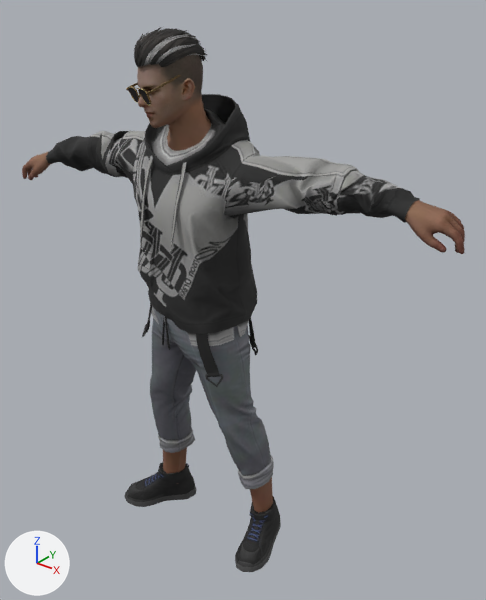
One commit to the glTF model characters/free/male_streetwear.glb: the scene before it, then after it.
Camera for both pictures: a 50 mm camera at (1.33, -1.42, 1.877) aimed at (0.103, 0.114, 0.926). Every picture has the same lights, and +X, +Y and +Z are marked at lower left. The picture after the commit comes second. Vertices at exactly the same position are counted once.

Names of what the first picture shows: 'male_streetwear'.
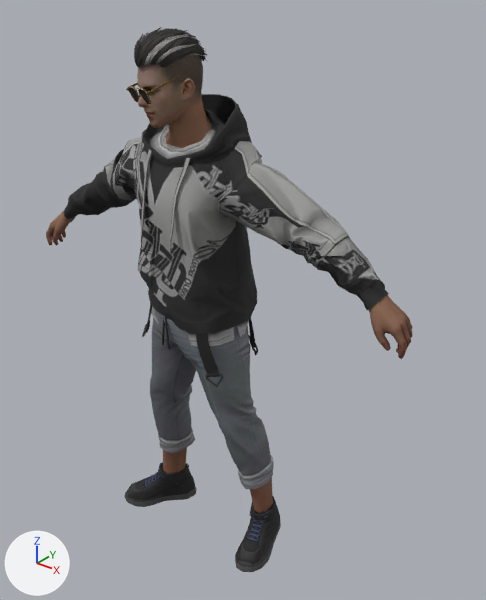
What differs and where, as boxes (x1, y1, x2, y2) in the pictures (486 x 600 px; the box of a moved part takes in the faces that stretch with it):
'male_streetwear', reshaped (17% narrower): before (22, 27, 465, 572); after (46, 27, 412, 572)
part 1 of me_mesh_0, moved or reshaped: before (171, 162, 187, 242); after (170, 158, 191, 240)
part 2 of me_mesh_0, moved or reshaped: before (140, 155, 153, 238); after (141, 149, 152, 238)
part 3 of me_mesh_0, moved or reshaped: before (22, 129, 465, 269); after (46, 129, 412, 359)

Patch to the scene script:
```diff
--- a/characters/free/male_streetwear.glb.py
+++ b/characters/free/male_streetwear.glb.py
@@ me_mesh_0 @@
 # used by ob_male_streetwear; location = (0.0, 0.0, 0.0)
-me_mesh_0.from_pydata(...)  # 5542 vertices, 9647 faces; spans x -0.82..0.82, y -0.18..0.18, z 0.0..1.75
+me_mesh_0.from_pydata(...)  # 5542 vertices, 9647 faces; spans x -0.73..0.71, y -0.18..0.18, z 0.0..1.75
+# me_mesh_0 part 1: the loose piece of 32 vertices spanning x 0.06..0.08, y -0.17..-0.1, z 1.2..1.42 is multiplied about its middle by the matrix ((1.049, 0.255, 0.01), (-0.255, 1.049, -0.01), (-0.012, 0.007, 1.08)), then moved by (0.0, 0.0, 0.01)
+# me_mesh_0 part 2: the loose piece of 32 vertices spanning x -0.07..-0.04, y -0.16..-0.1, z 1.18..1.42 is moved by (0.0, 0.0, 0.01)
+# me_mesh_0 part 3: 1260 of 5542 vertices moved; they spanned x -0.82..0.82, y -0.15..0.14, z 1.17..1.46 and now span x -0.73..0.71, y -0.15..0.14, z 0.95..1.46; mean shift (0.0, 0.0, -0.17); largest move (0.82, 0.04, 1.29) -> (0.7, 0.04, 0.97)
 me_mesh_0.materials.append(mat_mat0_075)
```
